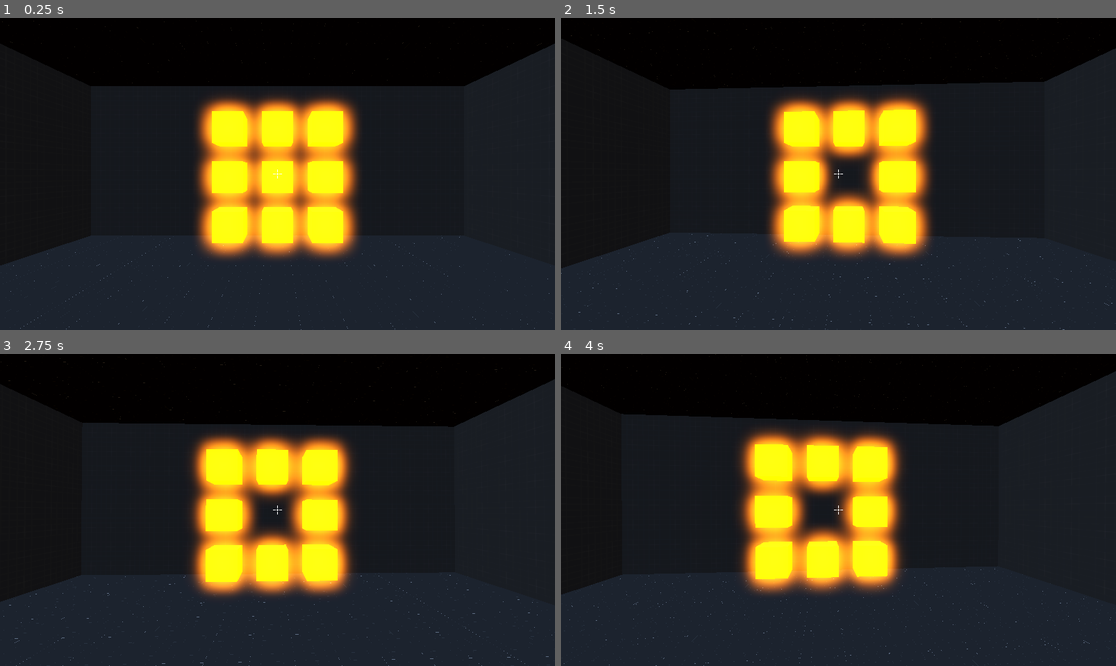
Above: before the commit, frames 1-4 (two rows, left to right).
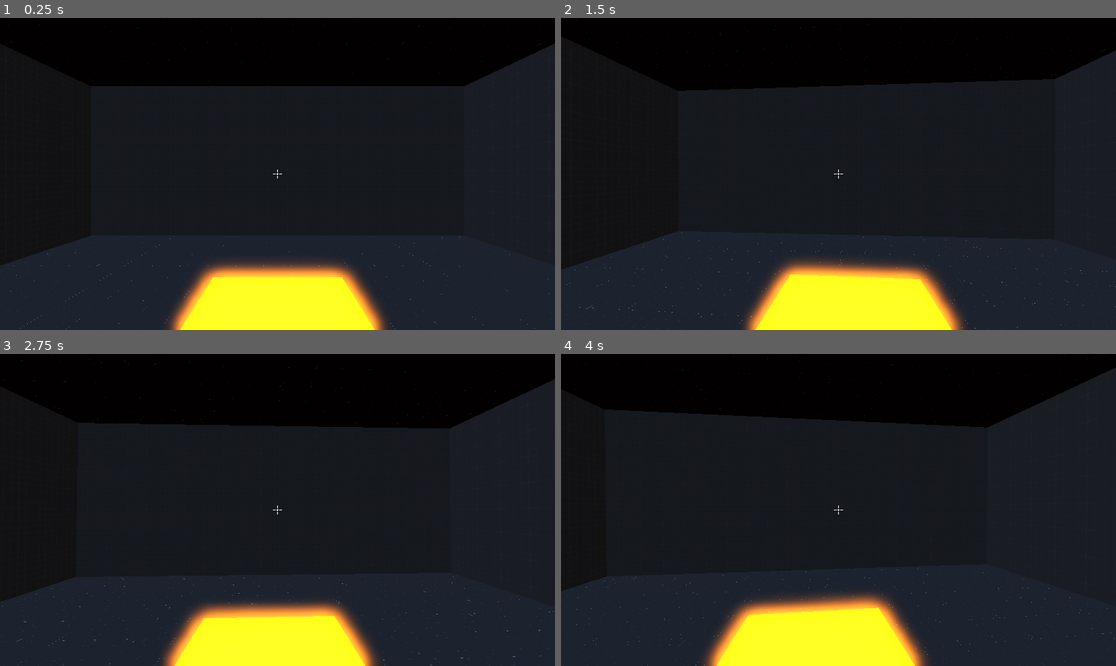
Above: after the commit, the same moments.

Repository: DETT28/Aim-Trainer
Game: Godot game, scene res://Scenes/level.tscn
The game is run twice, just before and just after one commit, with the same random seed, the same clock (stepped at 60 frames per second) and the same inputs.
Inputs (mouse positions are in pixels of both pictures, inside the frame that each line leads up to):
- Up to frame 1 (0.25 s): no input
- Up to frame 2 (1.5 s): tap Enter at 0.5 s; move the mouse to (866, 174) at 0.52 s; click (866, 174) at 0.6 s; tap Space at 1.25 s; move the mouse to (810, 174) at 1.27 s; click (810, 174) at 1.35 s
- Up to frame 3 (2.75 s): tap Enter at 2 s; move the mouse to (288, 503) at 2.02 s; click (288, 503) at 2.1 s
- Up to frame 4 (4 s): tap Space at 2.75 s; move the mouse to (832, 516) at 2.77 s; click (832, 516) at 2.85 s; tap Enter at 3.5 s; move the mouse to (877, 513) at 3.52 s; click (877, 513) at 3.6 s

The runs differ from the first frame. In frame 1, 22% of the frame differs, in the area x 30-70%, y 24-100%; in frame 2, 22%; in frame 3, 21%; in frame 4, 23%, in the area x 0-100%, y 0-100%.

Commit message:
Add files via upload

Diff:
--- a/Scenes/block_grid.tscn
+++ b/Scenes/block_grid.tscn
@@ -1,31 +1,32 @@
-[gd_scene load_steps=2 format=3 uid="uid://d35cwgdnqwrw5"]
+[gd_scene load_steps=2 format=3 uid="uid://cdj1ukkgm8jq5"]
 
-[ext_resource type="PackedScene" uid="uid://83pmg135cse6" path="res://Scenes/block.tscn" id="1_y8up4"]
+[ext_resource type="PackedScene" uid="uid://83pmg135cse6" path="res://Scenes/target_block.tscn" id="1_y8up4"]
 
-[node name="block_grid" type="Node3D"]
+[node name="Block_grid" type="Node3D"]
+transform = Transform3D(1.25, 0, 0, 0, 1.25, 0, 0, 0, 1.25, 0, 0, 0)
 
 [node name="Block" parent="." instance=ExtResource("1_y8up4")]
+transform = Transform3D(1, 0, 0, 0, 1, 0, 0, 0, 1, -0.6, 0.6, 0)
 
 [node name="Block2" parent="." instance=ExtResource("1_y8up4")]
-transform = Transform3D(1, 0, 0, 0, 1, 0, 0, 0, 1, 0.8, 0, 0)
+transform = Transform3D(1, 0, 0, 0, 1, 0, 0, 0, 1, 0, 0.6, 0)
 
 [node name="Block3" parent="." instance=ExtResource("1_y8up4")]
-transform = Transform3D(1, 0, 0, 0, 1, 0, 0, 0, 1, -0.8, 0, 0)
+transform = Transform3D(1, 0, 0, 0, 1, 0, 0, 0, 1, 0.6, 0.6, 0)
 
 [node name="Block4" parent="." instance=ExtResource("1_y8up4")]
-transform = Transform3D(1, 0, 0, 0, 1, 0, 0, 0, 1, 0, 0.8, 0)
+transform = Transform3D(1, 0, 0, 0, 1, 0, 0, 0, 1, -0.6, 0, 0)
 
 [node name="Block5" parent="." instance=ExtResource("1_y8up4")]
-transform = Transform3D(1, 0, 0, 0, 1, 0, 0, 0, 1, 0, -0.8, 0)
 
 [node name="Block6" parent="." instance=ExtResource("1_y8up4")]
-transform = Transform3D(1, 0, 0, 0, 1, 0, 0, 0, 1, 0.8, 0.8, 0)
+transform = Transform3D(1, 0, 0, 0, 1, 0, 0, 0, 1, 0.6, 0, 0)
 
 [node name="Block7" parent="." instance=ExtResource("1_y8up4")]
-transform = Transform3D(1, 0, 0, 0, 1, 0, 0, 0, 1, -0.8, 0.8, 0)
+transform = Transform3D(1, 0, 0, 0, 1, 0, 0, 0, 1, -0.6, -0.6, 0)
 
 [node name="Block8" parent="." instance=ExtResource("1_y8up4")]
-transform = Transform3D(1, 0, 0, 0, 1, 0, 0, 0, 1, 0.8, -0.8, 0)
+transform = Transform3D(1, 0, 0, 0, 1, 0, 0, 0, 1, 0, -0.6, 0)
 
 [node name="Block9" parent="." instance=ExtResource("1_y8up4")]
-transform = Transform3D(1, 0, 0, 0, 1, 0, 0, 0, 1, -0.8, -0.8, 0)
+transform = Transform3D(1, 0, 0, 0, 1, 0, 0, 0, 1, 0.6, -0.6, 0)
--- a/Scenes/level.tscn
+++ b/Scenes/level.tscn
@@ -1,8 +1,8 @@
 [gd_scene load_steps=11 format=3 uid="uid://dwqafnw6gfo42"]
 
 [ext_resource type="Texture2D" uid="uid://blff5kok1bpxt" path="res://Assets/Surface Textures/Dark/texture_02.png" id="1_2aeho"]
+[ext_resource type="Script" uid="uid://bavtvhp56ve8a" path="res://Scripts/Level/level.gd" id="1_81xng"]
 [ext_resource type="PackedScene" uid="uid://ct0c01lqr7s8g" path="res://Scenes/player.tscn" id="2_83dl5"]
-[ext_resource type="PackedScene" uid="uid://d35cwgdnqwrw5" path="res://Scenes/block_grid.tscn" id="3_6phgx"]
 
 [sub_resource type="ProceduralSkyMaterial" id="ProceduralSkyMaterial_4xowi"]
 sky_horizon_color = Color(0.662243, 0.671743, 0.686743, 1)
@@ -39,42 +39,48 @@
 uv2_triplanar = true
 uv2_world_triplanar = true
 
-[node name="Node3D" type="Node3D"]
+[node name="Level" type="Node3D"]
+script = ExtResource("1_81xng")
 
 [node name="WorldEnvironment" type="WorldEnvironment" parent="."]
 environment = SubResource("Environment_noarx")
 
-[node name="floor" type="MeshInstance3D" parent="."]
-mesh = SubResource("PlaneMesh_5xgho")
-surface_material_override/0 = SubResource("StandardMaterial3D_k5f4k")
-
-[node name="floor2" type="MeshInstance3D" parent="."]
-transform = Transform3D(1, 0, 0, 0, -1, 8.74228e-08, 0, -8.74228e-08, -1, 0, 4, 0)
-mesh = SubResource("PlaneMesh_5xgho")
-surface_material_override/0 = SubResource("StandardMaterial3D_k5f4k")
-
-[node name="front wall" type="MeshInstance3D" parent="."]
-transform = Transform3D(1, 0, 0, 0, -4.37114e-08, -1, 0, 1, -4.37114e-08, 0, 2, -5)
-mesh = SubResource("PlaneMesh_6phgx")
-surface_material_override/0 = SubResource("StandardMaterial3D_tumq0")
-
-[node name="back wall" type="MeshInstance3D" parent="."]
-transform = Transform3D(-1, -8.74228e-08, 3.82137e-15, 0, -4.37114e-08, -1, 8.74228e-08, -1, 4.37114e-08, 0, 2, 5)
-mesh = SubResource("PlaneMesh_6phgx")
-surface_material_override/0 = SubResource("StandardMaterial3D_tumq0")
-
-[node name="right side wall" type="MeshInstance3D" parent="."]
-transform = Transform3D(1.19249e-08, -1, 4.37114e-08, 0, -4.37114e-08, -1, 1, 1.19249e-08, -5.21253e-16, 5, 2, 0)
-mesh = SubResource("PlaneMesh_6phgx")
-surface_material_override/0 = SubResource("StandardMaterial3D_tumq0")
-
-[node name="left side wall" type="MeshInstance3D" parent="."]
-transform = Transform3D(-4.37114e-08, 1, -4.37114e-08, 0, -4.37114e-08, -1, -1, -4.37114e-08, 1.91069e-15, -5, 2, 0)
-mesh = SubResource("PlaneMesh_6phgx")
-surface_material_override/0 = SubResource("StandardMaterial3D_tumq0")
-
 [node name="CharacterBody3D" parent="." instance=ExtResource("2_83dl5")]
 transform = Transform3D(1, 0, 0, 0, 1, 0, 0, 0, 1, 0, 1.4, 0.552)
 
-[node name="block_grid" parent="." instance=ExtResource("3_6phgx")]
-transform = Transform3D(1, 0, 0, 0, 1, 0, 0, 0, 1, 0, 1.6, -3)
+[node name="Walls" type="Node3D" parent="."]
+
+[node name="floor" type="MeshInstance3D" parent="Walls"]
+mesh = SubResource("PlaneMesh_5xgho")
+skeleton = NodePath("../..")
+surface_material_override/0 = SubResource("StandardMaterial3D_k5f4k")
+
+[node name="ceiling" type="MeshInstance3D" parent="Walls"]
+transform = Transform3D(1, 0, 0, 0, -1, 8.74228e-08, 0, -8.74228e-08, -1, 0, 4, 0)
+mesh = SubResource("PlaneMesh_5xgho")
+skeleton = NodePath("../..")
+surface_material_override/0 = SubResource("StandardMaterial3D_k5f4k")
+
+[node name="front wall" type="MeshInstance3D" parent="Walls"]
+transform = Transform3D(1, 0, 0, 0, -4.37114e-08, -1, 0, 1, -4.37114e-08, 0, 2, -5)
+mesh = SubResource("PlaneMesh_6phgx")
+skeleton = NodePath("../..")
+surface_material_override/0 = SubResource("StandardMaterial3D_tumq0")
+
+[node name="back wall" type="MeshInstance3D" parent="Walls"]
+transform = Transform3D(-1, -8.74228e-08, 3.82137e-15, 0, -4.37114e-08, -1, 8.74228e-08, -1, 4.37114e-08, 0, 2, 5)
+mesh = SubResource("PlaneMesh_6phgx")
+skeleton = NodePath("../..")
+surface_material_override/0 = SubResource("StandardMaterial3D_tumq0")
+
+[node name="right side wall" type="MeshInstance3D" parent="Walls"]
+transform = Transform3D(1.19249e-08, -1, 4.37114e-08, 0, -4.37114e-08, -1, 1, 1.19249e-08, -5.21253e-16, 5, 2, 0)
+mesh = SubResource("PlaneMesh_6phgx")
+skeleton = NodePath("../..")
+surface_material_override/0 = SubResource("StandardMaterial3D_tumq0")
+
+[node name="left side wall" type="MeshInstance3D" parent="Walls"]
+transform = Transform3D(-4.37114e-08, 1, -4.37114e-08, 0, -4.37114e-08, -1, -1, -4.37114e-08, 1.91069e-15, -5, 2, 0)
+mesh = SubResource("PlaneMesh_6phgx")
+skeleton = NodePath("../..")
+surface_material_override/0 = SubResource("StandardMaterial3D_tumq0")
--- a/Scenes/player.tscn
+++ b/Scenes/player.tscn
@@ -1,34 +1,17 @@
-[gd_scene load_steps=7 format=3 uid="uid://ct0c01lqr7s8g"]
+[gd_scene load_steps=4 format=3 uid="uid://ct0c01lqr7s8g"]
 
-[ext_resource type="Script" uid="uid://c6esu4qp7tvto" path="res://Scripts/player.gd" id="1_7cdx0"]
-[ext_resource type="Script" uid="uid://cu0w3afp7y8qd" path="res://Scripts/reticle.gd" id="2_cvnsp"]
-[ext_resource type="Script" uid="uid://7dr0t0p2bjuh" path="res://Scripts/debug.gd" id="4_vgqql"]
+[ext_resource type="Script" uid="uid://c6esu4qp7tvto" path="res://Scripts/Client/player.gd" id="1_7cdx0"]
+[ext_resource type="Script" uid="uid://cu0w3afp7y8qd" path="res://Scripts/Client/HUD UI/reticle.gd" id="2_cvnsp"]
+[ext_resource type="Script" uid="uid://7dr0t0p2bjuh" path="res://Scripts/Client/HUD UI/debug.gd" id="4_vgqql"]
 
-[sub_resource type="CapsuleShape3D" id="CapsuleShape3D_f60y1"]
-radius = 0.25
-height = 1.0
-
-[sub_resource type="CapsuleMesh" id="CapsuleMesh_v0iea"]
-radius = 0.25
-height = 1.0
-
-[sub_resource type="StandardMaterial3D" id="StandardMaterial3D_f60y1"]
-albedo_color = Color(0.0605303, 0.0605303, 0.0605303, 1)
-
-[node name="CharacterBody3D" type="CharacterBody3D"]
+[node name="Player" type="Node3D"]
 script = ExtResource("1_7cdx0")
-
-[node name="CollisionShape3D" type="CollisionShape3D" parent="."]
-shape = SubResource("CapsuleShape3D_f60y1")
-
-[node name="MeshInstance3D" type="MeshInstance3D" parent="CollisionShape3D"]
-mesh = SubResource("CapsuleMesh_v0iea")
-surface_material_override/0 = SubResource("StandardMaterial3D_f60y1")
 
 [node name="CameraController" type="Node3D" parent="."]
 
 [node name="Camera3D" type="Camera3D" parent="CameraController"]
 transform = Transform3D(1, 0, 0, 0, 1, 0, 0, 0, 1, 0, 0.25, 0)
+current = true
 fov = 74.0
 
 [node name="AimCast" type="RayCast3D" parent="CameraController/Camera3D"]
--- /dev/null
+++ b/Scenes/target_block.tscn
@@ -0,0 +1,42 @@
+[gd_scene load_steps=8 format=3 uid="uid://83pmg135cse6"]
+
+[ext_resource type="Script" uid="uid://bj7pioqbk0c7w" path="res://Scripts/Target/target_block.gd" id="1_ejx3s"]
+
+[sub_resource type="ProceduralSkyMaterial" id="ProceduralSkyMaterial_ejx3s"]
+sky_horizon_color = Color(0.662243, 0.671743, 0.686743, 1)
+ground_horizon_color = Color(0.662243, 0.671743, 0.686743, 1)
+
+[sub_resource type="Sky" id="Sky_8o1l4"]
+sky_material = SubResource("ProceduralSkyMaterial_ejx3s")
+
+[sub_resource type="Environment" id="Environment_c2iur"]
+background_mode = 2
+sky = SubResource("Sky_8o1l4")
+tonemap_mode = 2
+glow_enabled = true
+glow_normalized = true
+
+[sub_resource type="BoxShape3D" id="BoxShape3D_ejx3s"]
+
+[sub_resource type="BoxMesh" id="BoxMesh_8o1l4"]
+size = Vector3(0.5, 0.5, 0.5)
+
+[sub_resource type="StandardMaterial3D" id="StandardMaterial3D_ejx3s"]
+albedo_color = Color(0.704072, 0.310296, 0, 1)
+emission_enabled = true
+emission = Color(0.664289, 0.289209, 2.88785e-07, 1)
+emission_energy_multiplier = 5.38
+
+[node name="Target_Block" type="CharacterBody3D" groups=["Enemy"]]
+script = ExtResource("1_ejx3s")
+
+[node name="WorldEnvironment" type="WorldEnvironment" parent="."]
+environment = SubResource("Environment_c2iur")
+
+[node name="CollisionShape3D" type="CollisionShape3D" parent="."]
+transform = Transform3D(0.5, 0, 0, 0, 0.5, 0, 0, 0, 0.5, 0, 0, 0)
+shape = SubResource("BoxShape3D_ejx3s")
+
+[node name="MeshInstance3D" type="MeshInstance3D" parent="."]
+mesh = SubResource("BoxMesh_8o1l4")
+surface_material_override/0 = SubResource("StandardMaterial3D_ejx3s")
--- /dev/null
+++ b/Scripts/Client/HUD UI/debug.gd
@@ -0,0 +1,26 @@
+extends PanelContainer
+
+@onready var property_container = %VBoxContainer
+
+var property
+var frames_per_second : String
+
+func _ready():
+	visible = false
+
+	add_debug_property("FPS",frames_per_second)
+
+func _process(delta):
+	if visible:
+		frames_per_second = "%.2f" % (1.0/delta)
+		property.text = property.name + ": " + frames_per_second
+
+func _input(event):
+	if event.is_action_pressed("debug"):
+		visible = !visible
+
+func add_debug_property(title : String,value):
+	property = Label.new()
+	property_container.add_child(property)
+	property.name = title
+	property.text = property.name + value
--- /dev/null
+++ b/Scripts/Client/HUD UI/reticle.gd
@@ -0,0 +1,16 @@
+extends CenterContainer
+
+@export var DOT_RADIUS : float = 2.5
+@export var DOT_COLOR : Color = Color.WHITE
+
+# Called when the node enters the scene tree for the first time.
+func _ready():
+	queue_redraw()
+
+
+# Called every frame. 'delta' is the elapsed time since the previous frame.
+func _process(_delta: float) -> void:
+	pass
+
+func _draw():
+	draw_circle(Vector2(0,0), DOT_RADIUS, DOT_COLOR)
--- /dev/null
+++ b/Scripts/Client/player.gd
@@ -0,0 +1,26 @@
+extends Node3D
+
+const SENSITIVITY = 2.0
+const SOURCE_ENGINE_SENS_MULTIPLIER =  0.00038397243458548043006658879114174
+
+var damage = 150
+
+@onready var camera = $CameraController/Camera3D
+@onready var aimcast = $CameraController/Camera3D/AimCast
+
+func _process(delta):
+	if Input.is_action_just_pressed("fire"):
+		if aimcast.is_colliding():
+			var target = aimcast.get_collider()
+			if target.is_in_group("Enemy"):
+				print("hit target")
+				target.health -= damage
+
+func _ready():
+	Input.mouse_mode = Input.MOUSE_MODE_CAPTURED
+
+func _unhandled_input(event):
+	if event is InputEventMouseMotion:
+		rotate_y(-event.relative.x * SENSITIVITY * SOURCE_ENGINE_SENS_MULTIPLIER)
+		camera.rotate_x(-event.relative.y * SENSITIVITY * SOURCE_ENGINE_SENS_MULTIPLIER)
+		camera.rotation.x = clamp(camera.rotation.x, -PI/2, PI/2)
--- /dev/null
+++ b/Scripts/Level/level.gd
@@ -0,0 +1,27 @@
+extends Node3D
+
+var target_block = preload("res://Scenes/target_block.tscn")
+
+var spawn_range_x = Vector2(-3.5, 3.5)
+var spawn_range_y = Vector2(0.5, 3.5)
+# var spawn_range_z = Vector2(-10, 10)
+
+func _ready():
+	spawn_target(Vector3(0,1,0))
+
+func spawn_target_random():
+	var random_pos = Vector3(
+		randf_range(spawn_range_x.x, spawn_range_x.y),
+		randf_range(spawn_range_y.x, spawn_range_y.y),
+		-3
+	)
+	spawn_target(random_pos)
+
+func spawn_target(pos):
+	var target = target_block.instantiate()
+	target.position = pos
+	add_child(target)
+	target.connect("target_kill", _on_target_killed)
+
+func _on_target_killed():
+	spawn_target_random()
--- /dev/null
+++ b/Scripts/Target/target_block.gd
@@ -0,0 +1,14 @@
+class_name Target_Block
+extends CharacterBody3D
+
+signal target_kill
+
+var health = 150
+
+func _ready():
+	pass
+
+func _process(delta):
+	if health <= 0:
+		queue_free()
+		emit_signal("target_kill")
--- /dev/null
+++ b/Themes/HUD UI/debug.tres
@@ -0,0 +1,8 @@
+[gd_resource type="Theme" format=3 uid="uid://bxngqa0thlhww"]
+
+[resource]
+MarginContainer/constants/margin_bottom = 10
+MarginContainer/constants/margin_left = 10
+MarginContainer/constants/margin_right = 10
+MarginContainer/constants/margin_top = 10
+PanelContainer/styles/panel = null
Not shown, added: Scripts/Client/HUD UI/debug.gd.uid
Not shown, added: Scripts/Client/HUD UI/reticle.gd.uid
Not shown, added: Scripts/Client/player.gd.uid
Not shown, added: Scripts/Level/level.gd.uid
Not shown, added: Scripts/Target/target_block.gd.uid
